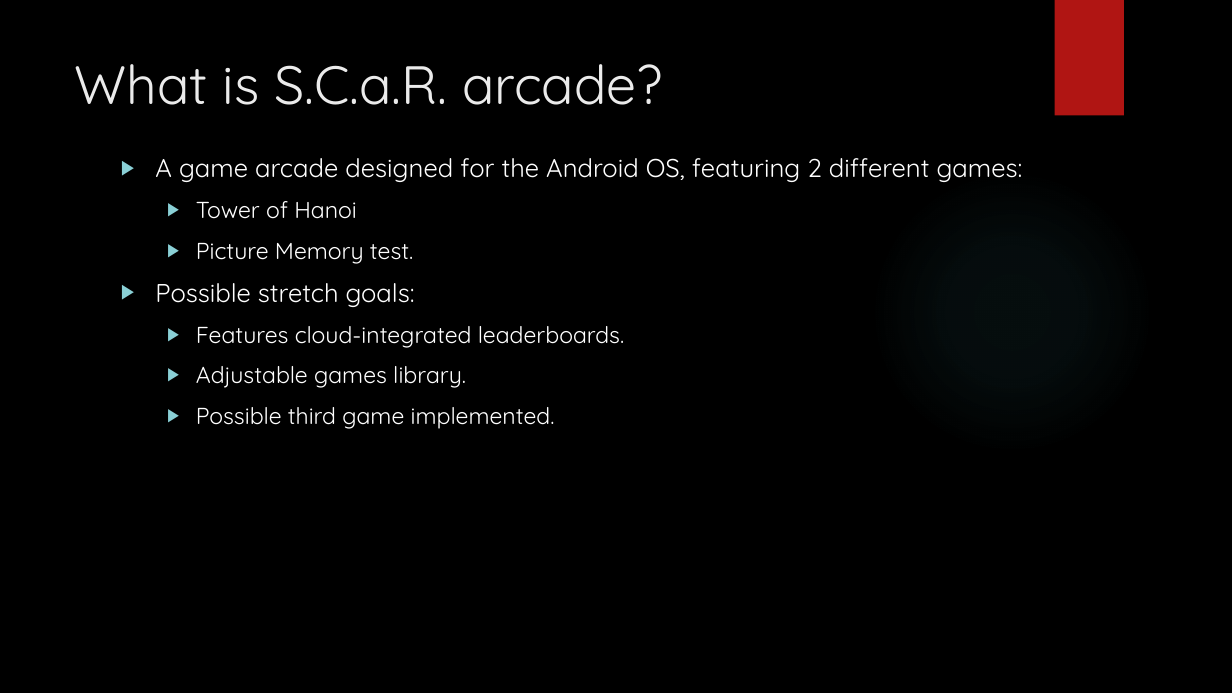
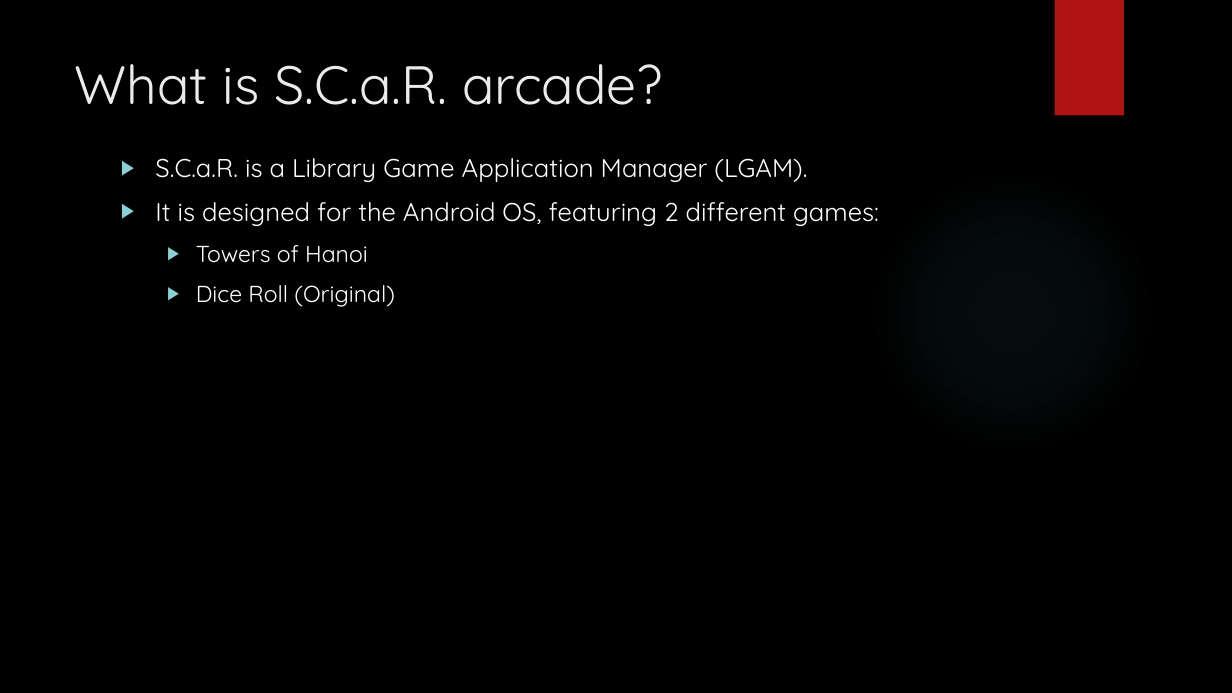
Before and after one commit to IgnitionOrk/SCaR_Arcade, a slide deck: slide 2 of SCaRArcade.pptx. Drawn at 1232x693 pixels with LibreOffice and Linux fonts; fonts in the diff are those of the drawing; background and template pictures are left out. Boxes give left, top, right and bottom in pixels: in the first picture for what was removed or moved away, otherwise in the second. Text is boxed around its words. In the diff, an @@ line names an element or a change of style, - is before the commit and + after.

```diff
--- a/SCaRArcade.pptx
+++ b/SCaRArcade.pptx
@@ text at (x1=155, y1=158, x2=879, y2=307): text changed; size 18 to 20 pt @@
-▶ A game arcade designed for the Android OS, featuring 2 different games:
-  ▶ Tower of Hanoi
-  ▶ Picture Memory test.
-▶ Possible stretch goals:
-  ▶ Features cloud-integrated leaderboards.
-  ▶ Adjustable games library.
-  ▶ Possible third game implemented.
+▶ S.C.a.R. is a Library Game Application Manager (LGAM).
+▶ It is designed for the Android OS, featuring 2 different games:
+  ▶ Towers of Hanoi
+  ▶ Dice Roll (Original)
```
Also in this commit, not shown: 8 other slides changed, 3 slides added, 8 slides removed, 1 other file.
